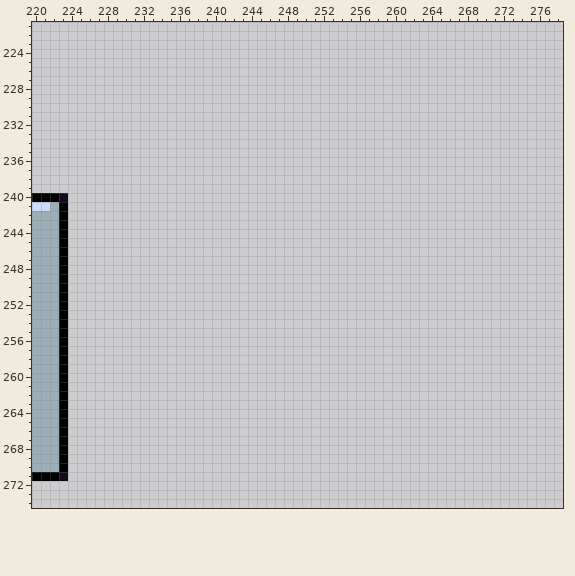
Edited in one commit: pixel-art file (essai.aseprite). This is how it looked before the edit.
300x300 pixels, 1 frame. Colours within 5 levels of each other are drawn and written as one. Shown: x 220..278, y 221..274.
Now the later version:
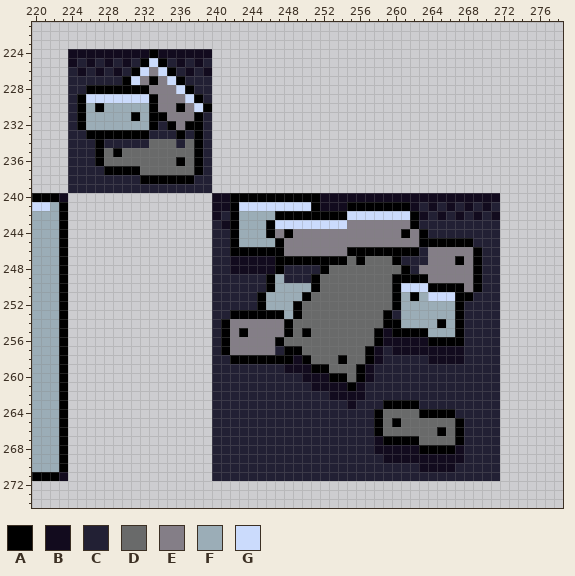
Palette (. is transparent): A #000000  B #120b1e  C #222034  D #696a6a  E #847e87  F #9badb7  G #cbdbfc
What changed:
@@ x 220..278 @@
 223 ...........................................................
-224 ...........................................................
-225 ...........................................................
-226 ...........................................................
-227 ...........................................................
-228 ...........................................................
-229 ...........................................................
-230 ...........................................................
-231 ...........................................................
-232 ...........................................................
-233 ...........................................................
-234 ...........................................................
-235 ...........................................................
-236 ...........................................................
-237 ...........................................................
-238 ...........................................................
-239 ...........................................................
-240 AAAB.......................................................
-241 GGFA.......................................................
-242 FFFA.......................................................
-243 FFFA.......................................................
-244 FFFA.......................................................
-245 FFFA.......................................................
-246 FFFA.......................................................
-247 FFFA.......................................................
-248 FFFA.......................................................
-249 FFFA.......................................................
-250 FFFA.......................................................
-251 FFFA.......................................................
-252 FFFA.......................................................
-253 FFFA.......................................................
-254 FFFA.......................................................
-255 FFFA.......................................................
-256 FFFA.......................................................
-257 FFFA.......................................................
-258 FFFA.......................................................
-259 FFFA.......................................................
-260 FFFA.......................................................
-261 FFFA.......................................................
-262 FFFA.......................................................
-263 FFFA.......................................................
-264 FFFA.......................................................
-265 FFFA.......................................................
-266 FFFA.......................................................
-267 FFFA.......................................................
-268 FFFA.......................................................
-269 FFFA.......................................................
-270 FFFA.......................................................
-271 AAAB.......................................................
+224 ....BBBBBBBBBABBBBBB.......................................
+225 ....BCBCBCBCAGACBCBC.......................................
+226 ....CBCBCBCAGEGACBCB.......................................
+227 ....CCCCCCAGEAEGACCC.......................................
+228 ....CCAAAAAAAEEEGACC.......................................
+229 ....CAGGGGGGGAEEEGAC.......................................
+230 ....CAFAFFFFFAEEAEGA.......................................
+231 ....CAFFFFFAFAAEEEAC.......................................
+232 ....CAFFFFFFFACAEAAC.......................................
+233 ....CCAAAAAAACCCACAC.......................................
+234 ....CCCACCCCCDDDCDAC.......................................
+235 ....CCCADADDDDDDDDAC.......................................
+236 ....CCCADDDDDDDDADAC.......................................
+237 ....CCCCAAAADDDDDDAC.......................................
+238 ....CCCCCCCCAAAAAACC.......................................
+239 ....CCCCCCCCCCCCCCCC.......................................
+240 AAAB................BBAAAAAAAAAABBBBBBBBBBBBBBBBBBBB.......
+241 GGFA................BBAGGGGGGGGABBBAAAAAAABCBCBCBCBC.......
+242 FFFA................BCAFFFFAAAAAAAAGGGGGGGABCBCBCBCB.......
+243 FFFA................CBAFFFAGGGGGGGGEEEEEEEACCCCCCCCC.......
+244 FFFA................CCAFFFAEAEEEEEEEEEEEEAEACCCCCCCC.......
+245 FFFA................CCAFFFFAEEEEEEEEEEEEEEEAAAAAACCC.......
+246 FFFA................CCAAAAAAEEEEEEEAAAAAAAACEEEEEACC.......
+247 FFFA................CCBBBBBAAAAAAAADADDDACCCEEEAEACC.......
+248 FFFA................CCBBBBBACCCCADDDDDDDDACEEEEEEACC.......
+249 FFFA................CCCCCCAFCCCADDDDDDDDAAAAEEEEEACC.......
+250 FFFA................CCCCCCAFFFFADDDDDDDDAGGGAAAAEACC.......
+251 FFFA................CCCCCAFFFFADDDDDDDDDAFAFGGGAACCC.......
+252 FFFA................CCCCCAFFFADDDDDDDDDDAFFFFFFACCCC.......
+253 FFFA................CCAAAAAAFADDDDDDDDDACFFFFFFACCCC.......
+254 FFFA................CAEEEEEEADDDDDDDDDDAAFFFFAFACCCC.......
+255 FFFA................CAEAEEEEADADDDDDDDABAAAAFFFACCCC.......
+256 FFFA................CAEEEEEADDDDDDDDDDABBBBBAAAACCCC.......
+257 FFFA................CAEEEEECAADDDDDDDABCBBBBBBBBCCCC.......
+258 FFFA................CCAAAAAAABADDDADDABCCCCCBBBBCCCC.......
+259 FFFA................CCCCCCCCBBBAADDDABCCCCCCCCCCCCCC.......
+260 FFFA................CCCCCCCCCCBBBAADABCCCCCCCCCCCCCC.......
+261 FFFA................CCCCCCCCCCCBBBBABCCCCCCCCCCCCCCC.......
+262 FFFA................CCCCCCCCCCCCCBBBBCCCCCCCCCCCCCCC.......
+263 FFFA................CCCCCCCCCCCCCCCBCCCAAAACCCCCCCCC.......
+264 FFFA................CCCCCCCCCCCCCCCCCCADDDDAAAACCCCC.......
+265 FFFA................CCCCCCCCCCCCCCCCCCADADDDDDDACCCC.......
+266 FFFA................CCCCCCCCCCCCCCCCCCADDDDDDADACCCC.......
+267 FFFA................CCCCCCCCCCCCCCCCCCBAAAADDDDACCCC.......
+268 FFFA................CCCCCCCCCCCCCCCCCCBBBBBAAAABCCCC.......
+269 FFFA................CCCCCCCCCCCCCCCCCCCBBBBBBBBBCCCC.......
+270 FFFA................CCCCCCCCCCCCCCCCCCCCCCCBBBBCCCCC.......
+271 AAAB................CCCCCCCCCCCCCCCCCCCCCCCCCCCCCCCC.......
 272 ...........................................................
Where, in picture pixels (left, top, right, bottom), the same in both pictures:
added: (68, 49, 500, 481)
